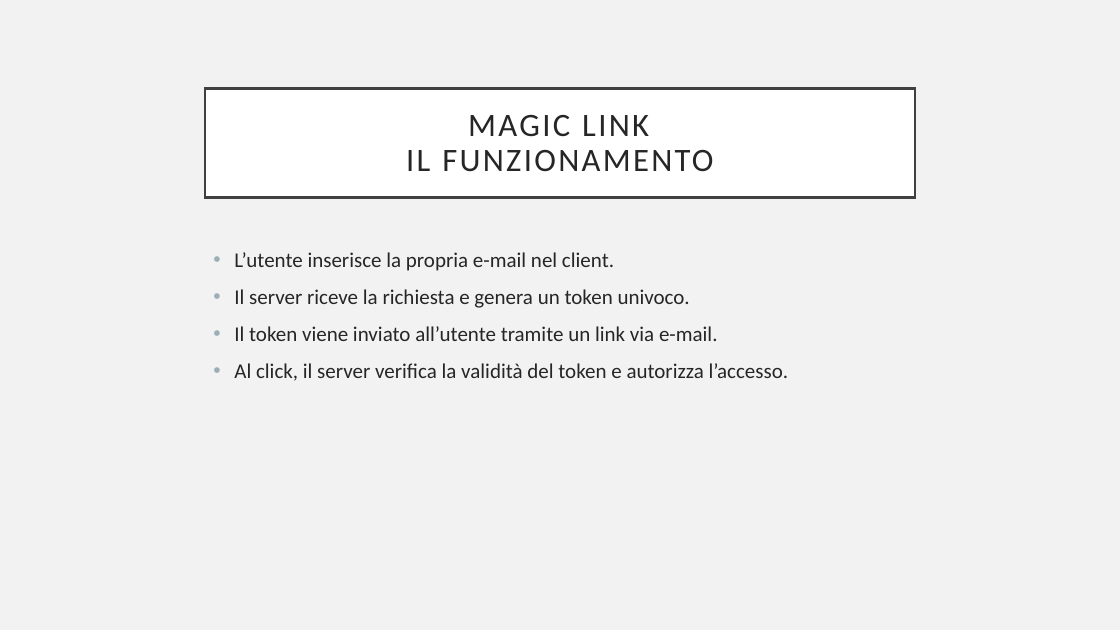
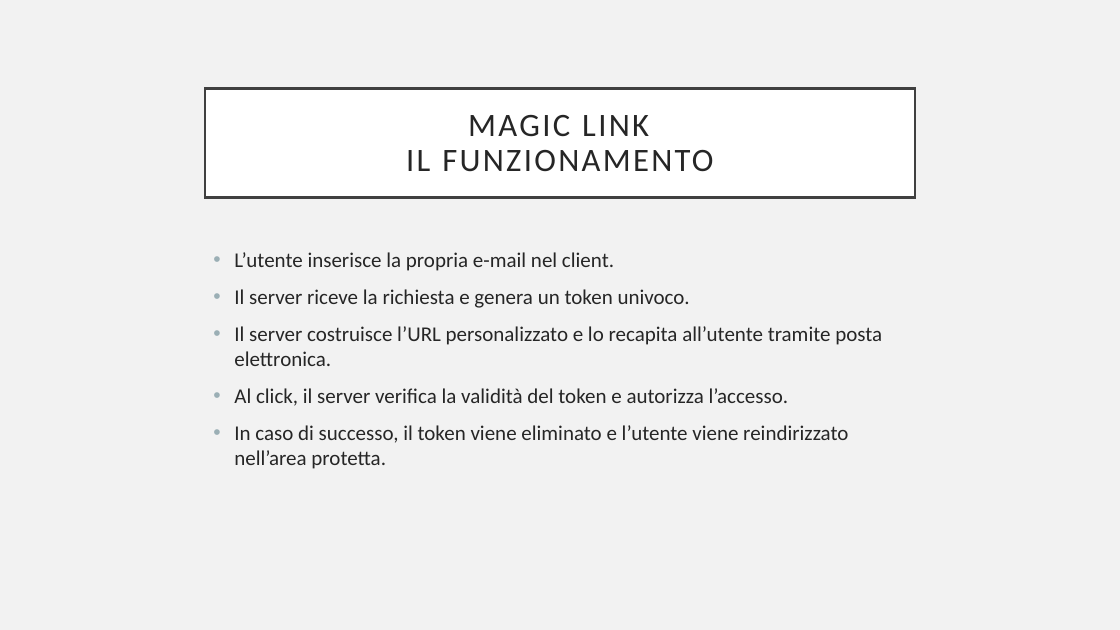
Before and after one commit to simonemontagnini02/Login-Passwordless, a slide deck: slide 2 of Login_passwordless.pptx. Drawn at 1120x630 pixels with LibreOffice and Linux fonts; fonts in the diff are those of the drawing. Boxes give left, top, right and bottom in pixels: in the first picture for what was removed or moved away, otherwise in the second. Text is boxed around its words. In the diff, an @@ line names an element or a change of style, - is before the commit and + after.

```diff
--- a/Login_passwordless.pptx
+++ b/Login_passwordless.pptx
@@ text at bbox=[234, 326, 882, 366]: text changed @@
-• Il token viene inviato all’utente tramite un link via e-mail.
+• Il server costruisce l’URL personalizzato e lo recapita all’utente tramite posta elettronica.
@@ text at bbox=[234, 425, 848, 469]: paragraph added @@
+• In caso di successo, il token viene eliminato e l’utente viene reindirizzato nell’area protetta.
```
Also in this commit, not shown: 2 other slides changed.
